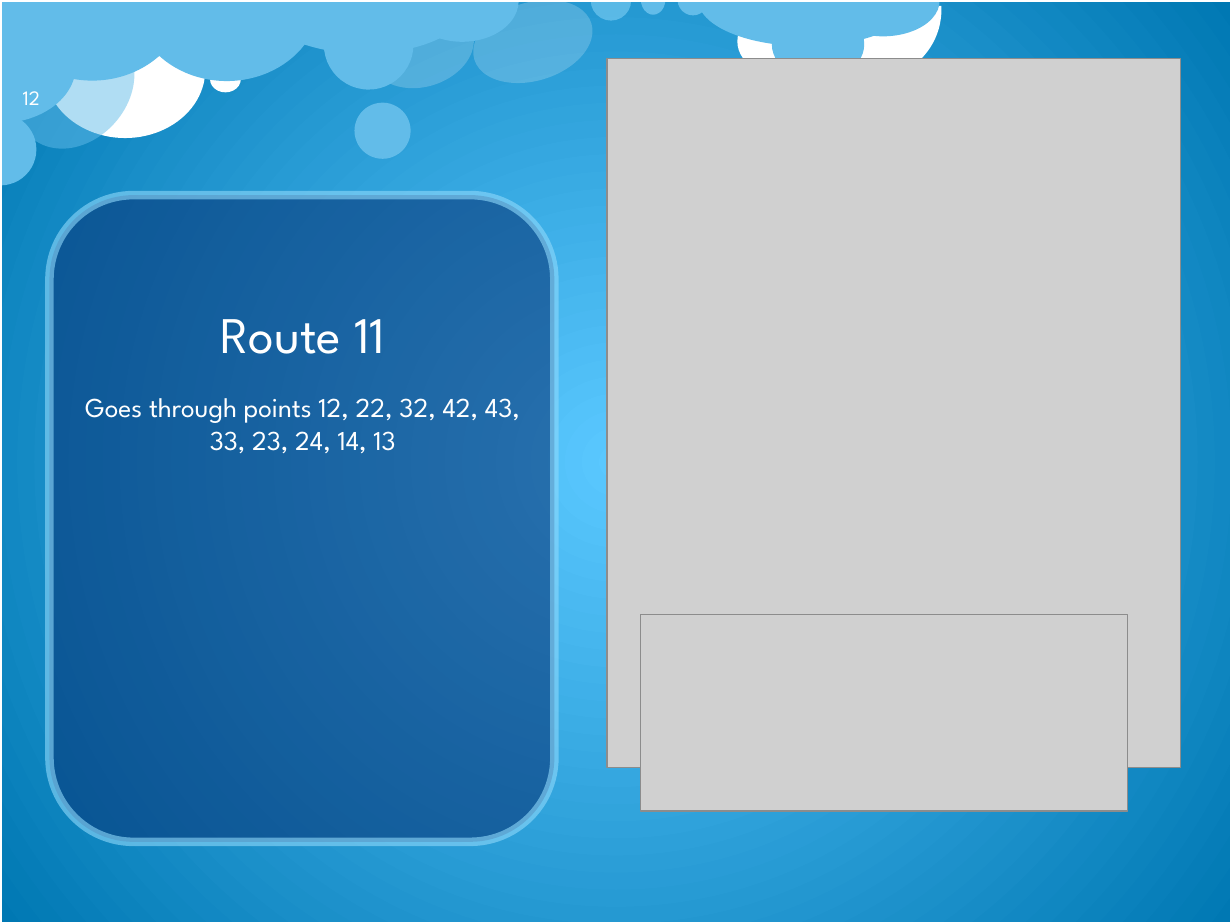
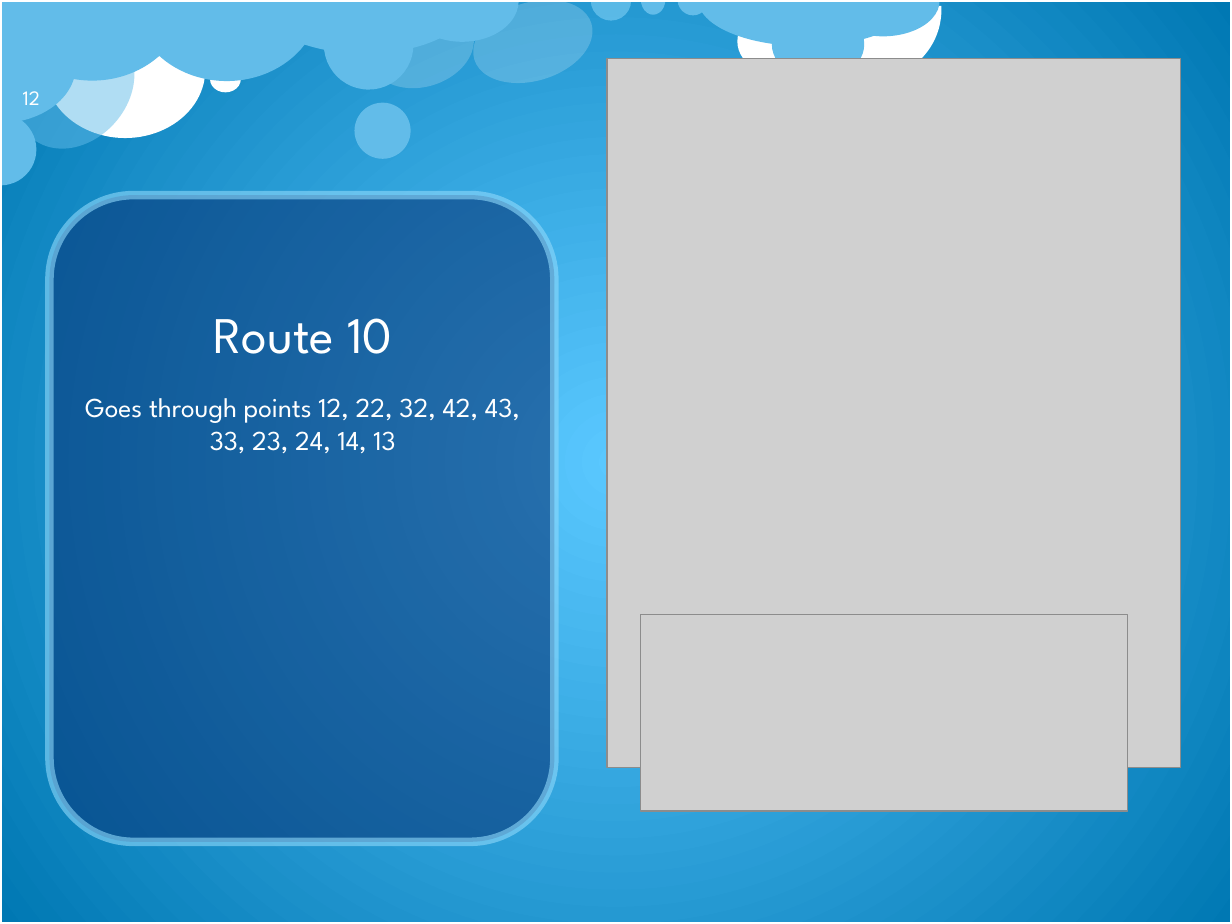
Before and after one commit to Misspelled-it/Run-With-IT, a slide deck: slide 12 of 7.28AppDemo/Presentation2.pptx. Drawn at 1232x924 pixels with LibreOffice and Linux fonts; fonts in the diff are those of the drawing; grey boxes stand for pictures; background and template pictures are left out. Boxes give left, top, right and bottom in pixels: in the first picture for what was removed or moved away, otherwise in the second. Text is boxed around its words. In the diff, an @@ line names an element or a change of style, - is before the commit and + after.

```diff
--- a/7.28AppDemo/Presentation2.pptx
+++ b/7.28AppDemo/Presentation2.pptx
@@ title at bbox=[213, 318, 392, 354]: text changed @@
-Route 11
+Route 10
```
Also in this commit, not shown: 5 other slides changed, 3 other files.
